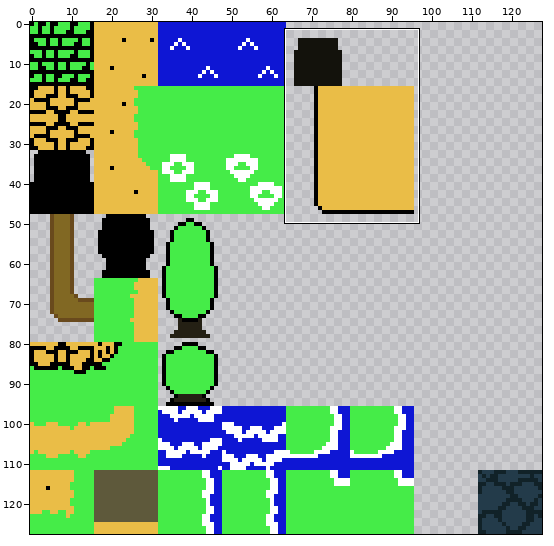
Pixel-art file: world_loader/tile_pallettes/perm_tilesheet.aseprite. The picture above shows the old version from afar; the outline marks the close-up.
Close-up. First the earlier version:
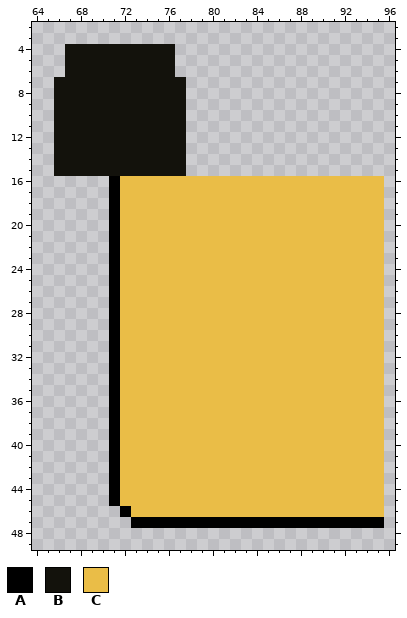
128x128 pixels, 1 frame. Shown: x 64..96, y 2..49. The commit also changed other parts of the picture, which this record leaves out.
Palette (. is transparent): A #000000  B #13120c  C #eabd47
Once edited:
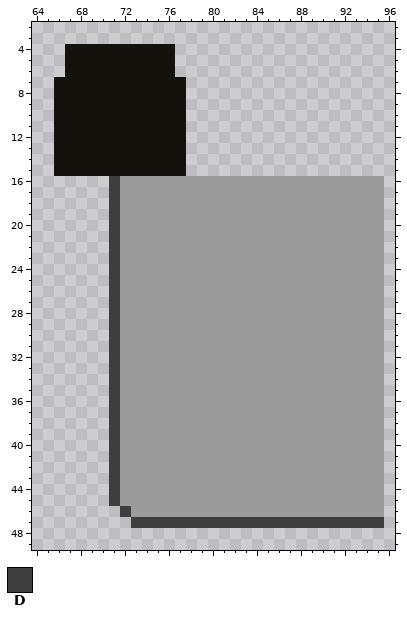
Colours new in this view: D #3e3e3e
Change:
{"change": "layer \"mono\" added"}
{"change": "layer \"new nes\" now hidden"}
{"colour":"C","old":"#eabd47","new":"#9b9b9b"}
{"y":16,"x":71,"old":"A","new":"D"}
{"y":17,"x":71,"old":"A","new":"D"}
{"y":18,"x":71,"old":"A","new":"D"}
{"y":19,"x":71,"old":"A","new":"D"}
{"y":20,"x":71,"old":"A","new":"D"}
{"y":21,"x":71,"old":"A","new":"D"}
{"y":22,"x":71,"old":"A","new":"D"}
{"y":23,"x":71,"old":"A","new":"D"}
{"y":24,"x":71,"old":"A","new":"D"}
{"y":25,"x":71,"old":"A","new":"D"}
{"y":26,"x":71,"old":"A","new":"D"}
{"y":27,"x":71,"old":"A","new":"D"}
{"y":28,"x":71,"old":"A","new":"D"}
{"y":29,"x":71,"old":"A","new":"D"}
{"y":30,"x":71,"old":"A","new":"D"}
{"y":31,"x":71,"old":"A","new":"D"}
{"y":32,"x":71,"old":"A","new":"D"}
{"y":33,"x":71,"old":"A","new":"D"}
{"y":34,"x":71,"old":"A","new":"D"}
{"y":35,"x":71,"old":"A","new":"D"}
{"y":36,"x":71,"old":"A","new":"D"}
{"y":37,"x":71,"old":"A","new":"D"}
{"y":38,"x":71,"old":"A","new":"D"}
{"y":39,"x":71,"old":"A","new":"D"}
{"y":40,"x":71,"old":"A","new":"D"}
{"y":41,"x":71,"old":"A","new":"D"}
{"y":42,"x":71,"old":"A","new":"D"}
{"y":43,"x":71,"old":"A","new":"D"}
{"y":44,"x":71,"old":"A","new":"D"}
{"y":45,"x":71,"old":"A","new":"D"}
{"y":46,"x":72,"old":"A","new":"D"}
{"y":47,"x":73,"old":"AAAAAAAAAAAAAAAAAAAAAAA","new":"DDDDDDDDDDDDDDDDDDDDDDD"}
{"label":"changed","picture_box":[109,176,384,528]}
